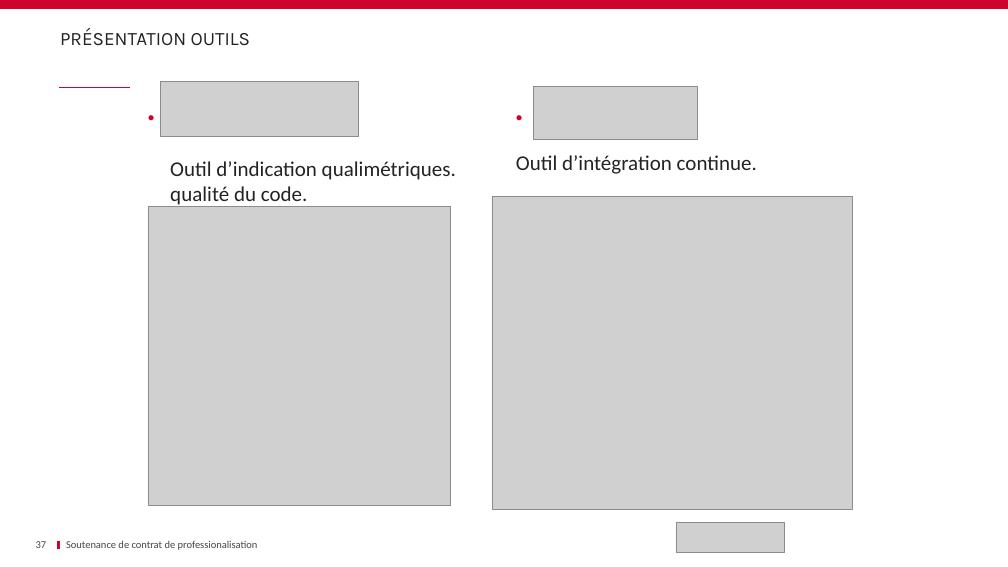
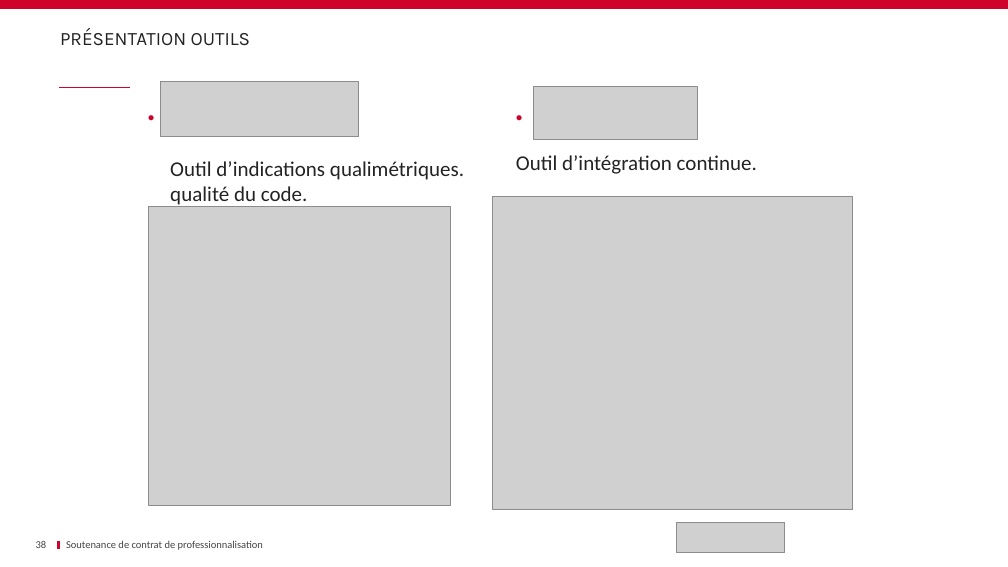
Before and after one commit to Dixit-Z/Memoire, a slide deck: slide 38 of Soutenance.pptx (slide 37 before the commit). Drawn at 1008x567 pixels with LibreOffice and Linux fonts; fonts in the diff are those of the drawing; grey boxes stand for pictures; background and template pictures are left out. Boxes give left, top, right and bottom in pixels: in the first picture for what was removed or moved away, otherwise in the second. Text is boxed around its words. In the diff, an @@ line names an element or a change of style, - is before the commit and + after.

```diff
--- a/Soutenance.pptx
+++ b/Soutenance.pptx
@@ text at bbox=[170, 161, 464, 208]: text changed @@
-• Outil d’indication qualimétriques. qualité du code.
+• Outil d’indications qualimétriques. qualité du code.
@@ page number at bbox=[36, 541, 47, 548]: text changed @@
-37
+38
@@ text at bbox=[66, 540, 263, 550]: text changed @@
-Soutenance de contrat de professionalisation
+Soutenance de contrat de professionnalisation
```
Also in this commit, not shown: 39 other slides changed, 1 slide added.
